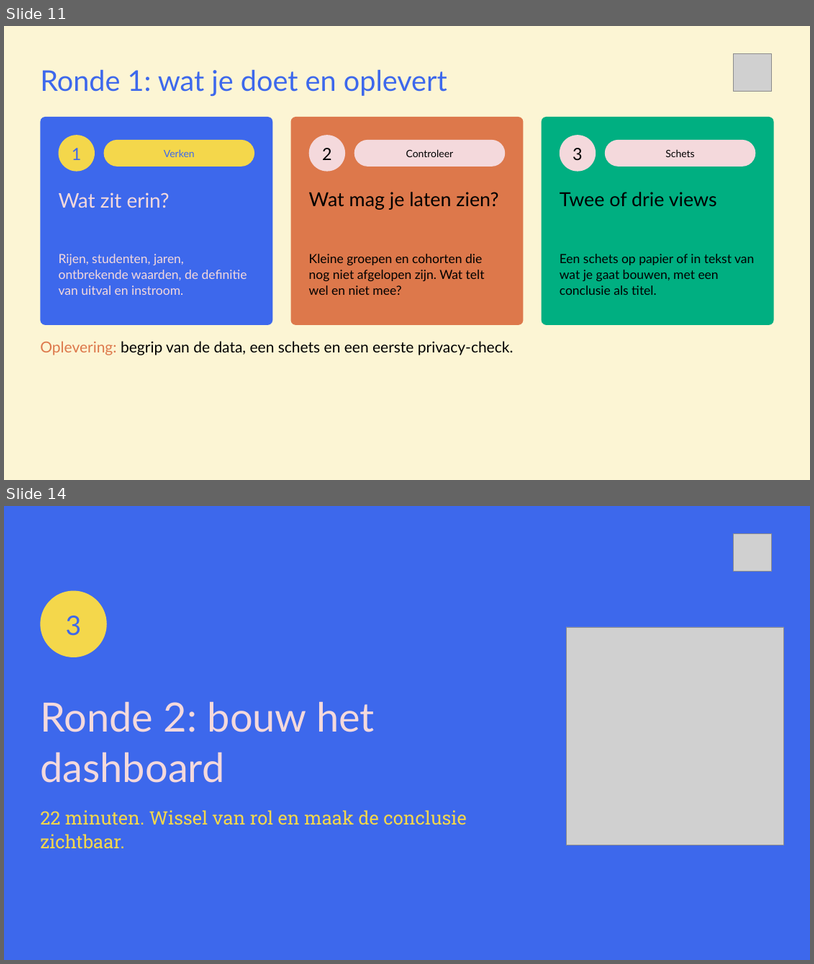
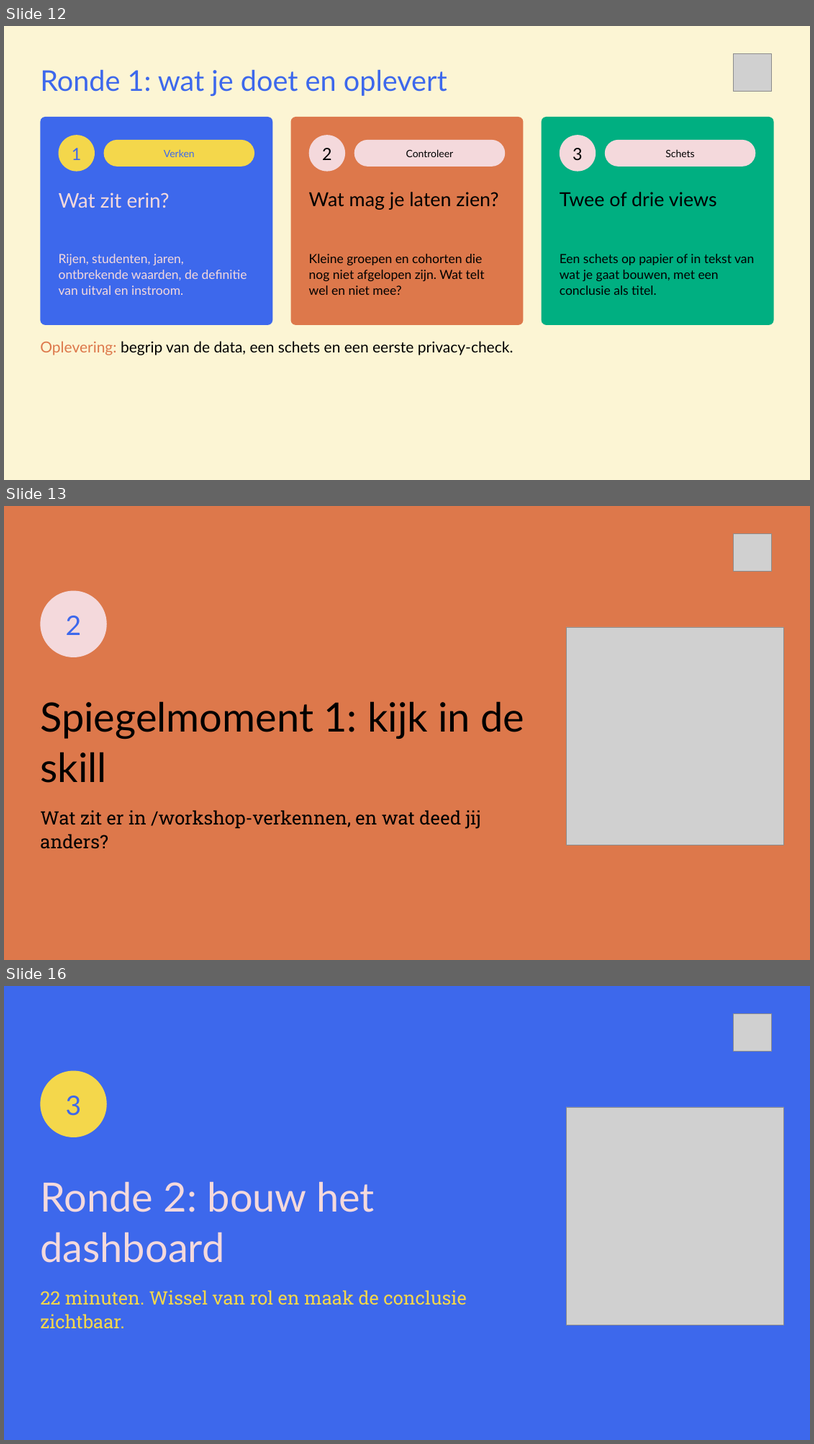
Before and after one commit to cedanl/clidev-presentaties, a slide deck: workshop-rad/exports/261005_workshop_rad_uitvoering.pptx. Shown one above the other, each under a label of ours: slides 11 and 14 before the commit, slides 12, 13 and 16 after it; the slides between them are not shown. The pictures are 814x964 and 814x1444 pixels, drawn with LibreOffice and Linux fonts; fonts in the diff are those of the drawing; grey boxes stand for pictures. Boxes give left, top, right and bottom in pixels: in the first picture for what was removed or moved away, otherwise in the second. Text is boxed around its words. In the diff, an @@ line names an element or a change of style, - is before the commit and + after.

```diff
--- a/workshop-rad/exports/261005_workshop_rad_uitvoering.pptx
+++ b/workshop-rad/exports/261005_workshop_rad_uitvoering.pptx
@@ slide 13 added at <box>4,506,810,960</box>, background #DD784B @@
@@ picture added at <box>734,534,772,572</box> @@
@@ ellipse added at <box>40,591,107,657</box>, fill #F4D9DC @@
@@ text added at <box>66,615,82,635</box>, 32 pt, text #3D68EC @@
+2
@@ picture added at <box>566,627,784,845</box> @@
@@ text added at <box>40,701,525,782</box>, 48 pt, text #000000 @@
+Spiegelmoment 1: kijk in de skill
@@ text added at <box>40,810,481,849</box>, 22 pt, text #000000 @@
+Wat zit er in /workshop-verkennen, en wat deed jij anders?
@@ what was slide 11 is now slide 12 @@
@@ what was slide 14 is now slide 16 @@
```
Also in this commit, not shown: 6 slides changed, 6 other slides added, 3 slides removed, 10 other files.
